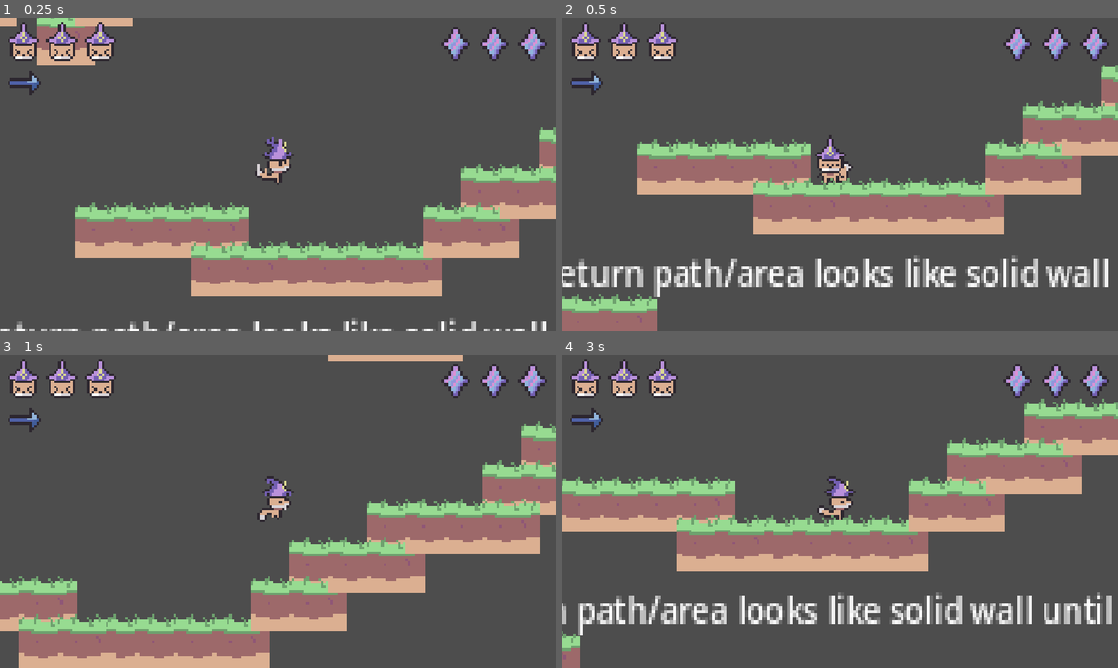
Above: before the commit, frames 1-4 (two rows, left to right).
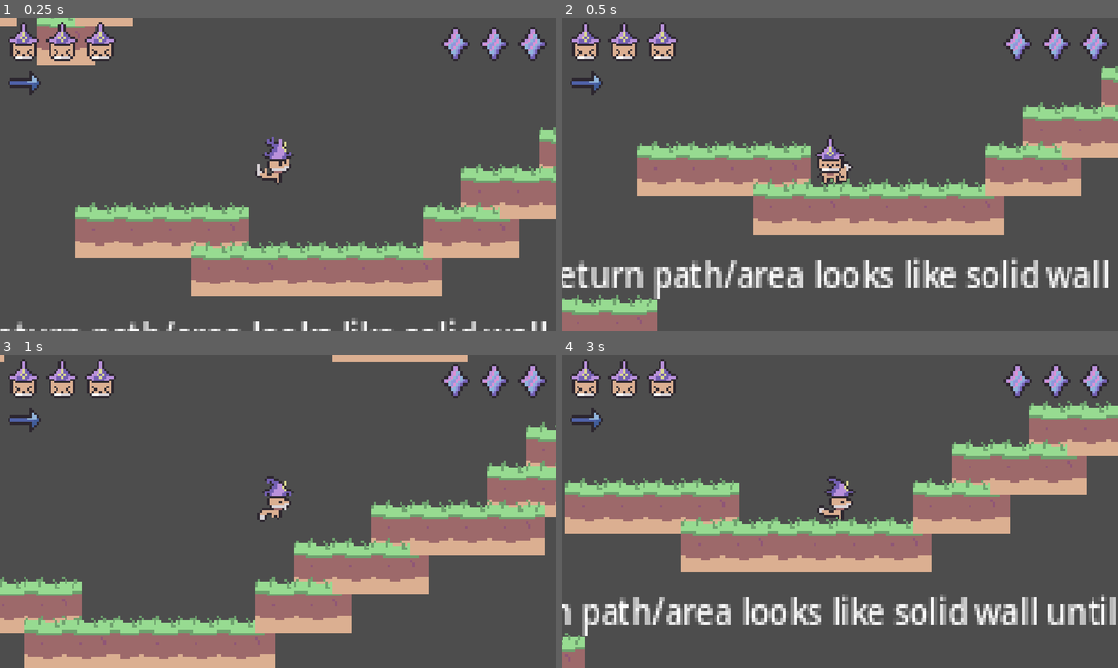
Above: after the commit, the same moments.

Repository: Astral-Scribe/Jame-Gam-Game-Jam-Game
Game: Godot game, scene res://scenes/level.tscn
Two runs of this game, one before a commit and one after it. Both use one fixed random seed, a clock stepped at 60 frames per second and the inputs below.
Inputs (mouse positions are in pixels of both pictures, inside the frame that each line leads up to):
- Up to frame 1 (0.25 s): no input
- Up to frame 2 (0.5 s): no input
- Up to frame 3 (1 s): tap Enter at 0.5 s; move the mouse to (400, 495) at 0.52 s; hold D (move_right) from 0.53 s (still down); tap Shift (dash) at 0.6 s; click (400, 495) at 0.67 s; tap Space (jump) at 0.77 s
- Up to frame 4 (3 s): move the mouse to (728, 527) at 1.27 s; tap Alt at 1.35, 2.85 s; tap Space (jump) at 1.52 s; move the mouse to (895, 442) at 2.02 s; release D (move_right) at 2.03 s; hold A (move_left) 2.03-2.78 s; tap Shift (dash) at 2.1 s; move the mouse to (812, 574) at 2.77 s; hold D (move_right) from 2.78 s (still down); click (812, 574) at 2.92 s

Frame 1 is identical in both runs. In frame 2, 4.3% of the frame differs, in the area x 0-100%, y 15-95%; in frame 3, 5.9%; in frame 4, 11%, in the area x 0-100%, y 14-100%.

Commit message:
began work on health and mana implementations

Diff:
--- /dev/null
+++ b/game/scenes/hitandhurt.gd
@@ -0,0 +1,26 @@
+extends CollisionShape2D
+
+signal health_changed
+signal mana_changed
+var max_health: float = 3.0
+var current_health: float = 3.0
+var max_mana: float = 3.0
+var current_mana: float = 3.0
+
+func take_damage(amount):
+	var old_health = current_health
+	current_health -= amount
+	health_changed.emit(old_health, current_health)
+
+func use_mana(amount):
+	if amount <= current_mana:
+		current_mana -= amount
+		mana_changed.emit(current_mana)
+		return true
+	else:
+		return false
+
+func heal():
+	if current_health < max_health:
+		if use_mana(1):
+			current_health += 1
--- a/game/scenes/playercontroller.tscn
+++ b/game/scenes/playercontroller.tscn
@@ -2,6 +2,7 @@
 
 [ext_resource type="Script" uid="uid://c3ppt5rix50k7" path="res://scripts/playermovement.gd" id="1_q6g60"]
 [ext_resource type="Texture2D" uid="uid://dj8n2b1xf52au" path="res://assets/playersprites/hecatemastersheet.png" id="2_jwhlx"]
+[ext_resource type="Script" uid="uid://hva4nojmwlmk" path="res://scenes/hitandhurt.gd" id="4_sin08"]
 [ext_resource type="PackedScene" uid="uid://b67vfbj02k873" path="res://scenes/ui.tscn" id="7_w05ij"]
 
 [sub_resource type="RectangleShape2D" id="RectangleShape2D_wfsmp"]
@@ -195,6 +196,8 @@
 "name": &"walk",
 "speed": 5.0
 }]
+
+[sub_resource type="RectangleShape2D" id="RectangleShape2D_1lyo7"]
 
 [node name="Hecate" type="CharacterBody2D" unique_id=524172200]
 script = ExtResource("1_q6g60")
@@ -219,3 +222,9 @@
 offset_right = -102.0
 offset_bottom = -49.0
 scale = Vector2(0.997589, 1.0108423)
+
+[node name="hitandhurt" type="CollisionShape2D" parent="." unique_id=734454816]
+position = Vector2(-1.9999996, -5)
+scale = Vector2(0.9841699, 1.0052549)
+shape = SubResource("RectangleShape2D_1lyo7")
+script = ExtResource("4_sin08")
Not shown, added: game/scenes/hitandhurt.gd.uid
